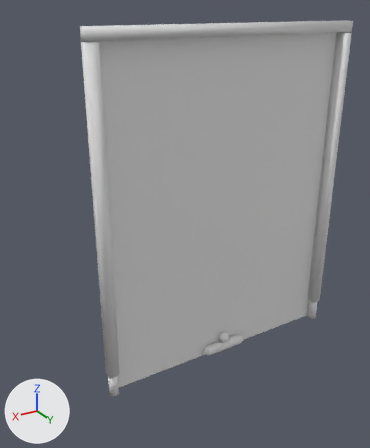
One commit to the Blender file Assets_src/blender/scene_3.blend: the scene before it, then after it.
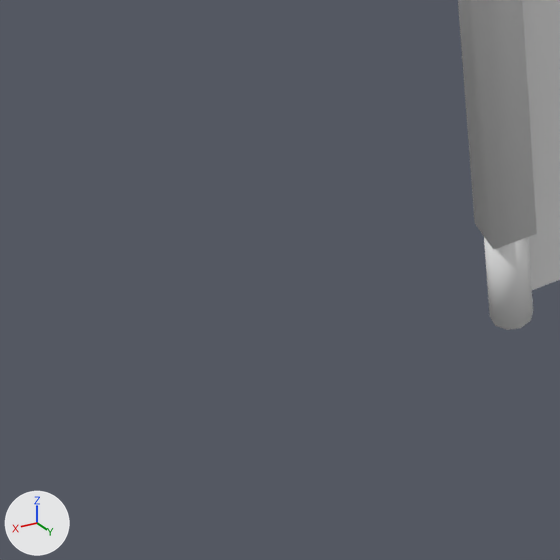
The first picture shows the older version from a 50 mm camera at (2.74, 3.75, 1.76) aimed at (0.45, -0.08, -0.16). The close-ups show both versions on the part from 0% to 34% of the width and 72% to 100% of the height of that picture; other places that the commit changed are outside them. Every picture has the same lights, and +X, +Y and +Z are marked at lower left.

The first close-up shows 'background', 'door_left', 'wall_left'.
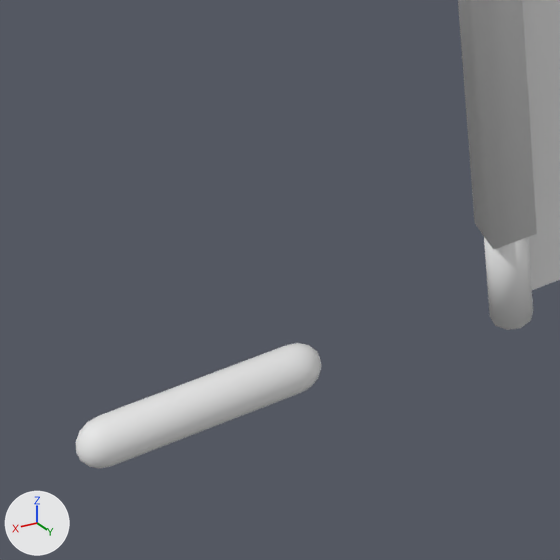
What differs and where, as boxes [x1, y1, x2, y2] in the close-ups (560 x 560 px):
```json
{"object": "paddle", "change": "moved", "after": [75, 343, 321, 469], "on screen": "not visible before"}
```

Edits to the scene script, one JSON object a line:
```json
{"op": "set", "path": "ob_paddle.location", "old": "(0.0, 0.0, -1.656)", "new": "(1.975, 0.0, -1.656)"}
```
